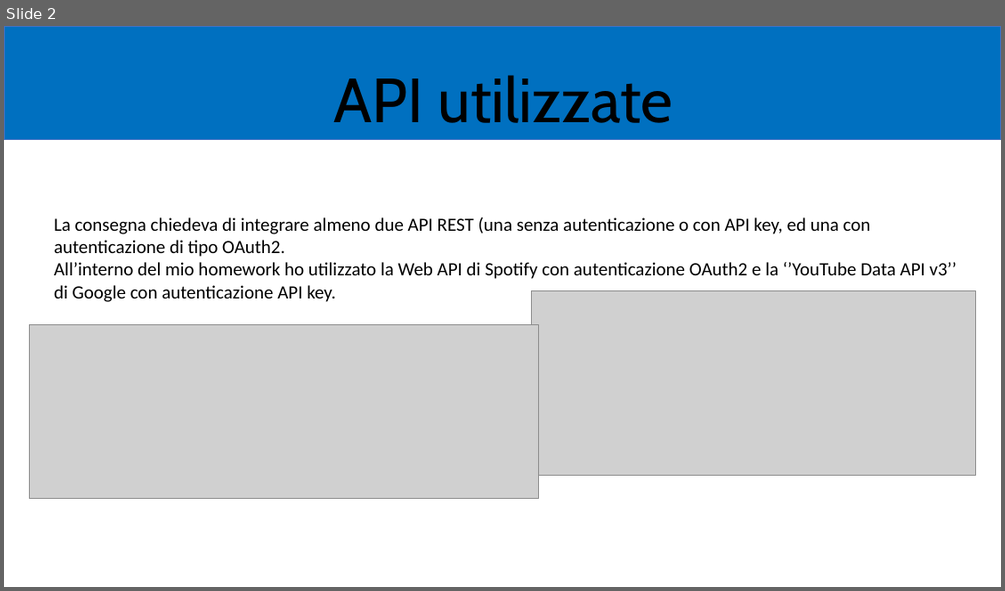
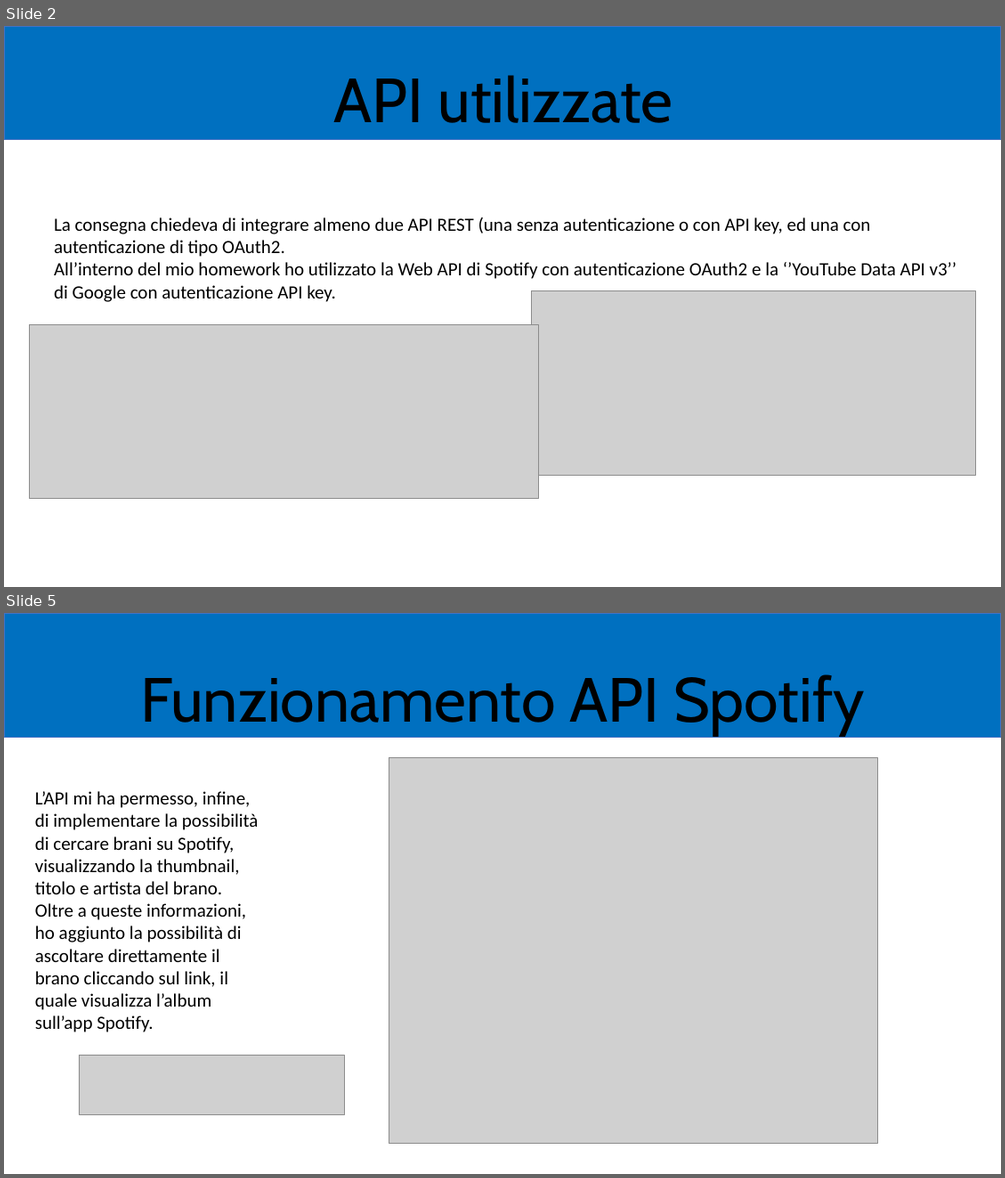
Before and after one commit to zChronoX/mhw3, a slide deck: mhw3.pptx. Shown one above the other, each under a label of ours: slide 2 before the commit, slides 2 and 5 after it; the slides between them are not shown. The pictures are 1005x591 and 1005x1178 pixels, drawn with LibreOffice and Linux fonts; fonts in the diff are those of the drawing; grey boxes stand for pictures. Boxes give left, top, right and bottom in pixels: in the first picture for what was removed or moved away, otherwise in the second. Text is boxed around its words. In the diff, an @@ line names an element or a change of style, - is before the commit and + after.

```diff
--- a/mhw3.pptx
+++ b/mhw3.pptx
@@ slide 5 added at [4,613,1001,1174], background #FFFFFF @@
@@ rectangle added at [4,613,1001,738], fill #0070C0, outline #4472C4 1 pt @@
@@ title added at [140,674,864,736], 60 pt, text #000000 @@
+Funzionamento API Spotify
@@ picture added at [389,757,878,1143] @@
@@ text added at [35,791,259,1032], 18 pt, text #000000 @@
+L’API mi ha permesso, infine, di implementare la possibilità di cercare brani su Spotify, visualizzando la thumbnail, titolo e artista del brano. Oltre a queste informazioni, ho aggiunto la possibilità di ascoltare direttamente il brano cliccando sul link, il quale visualizza l’album sull’app Spotify.
@@ picture added at [79,1054,344,1114] @@
```
Also in this commit, not shown: 6 other slides added, 8 slides removed.
